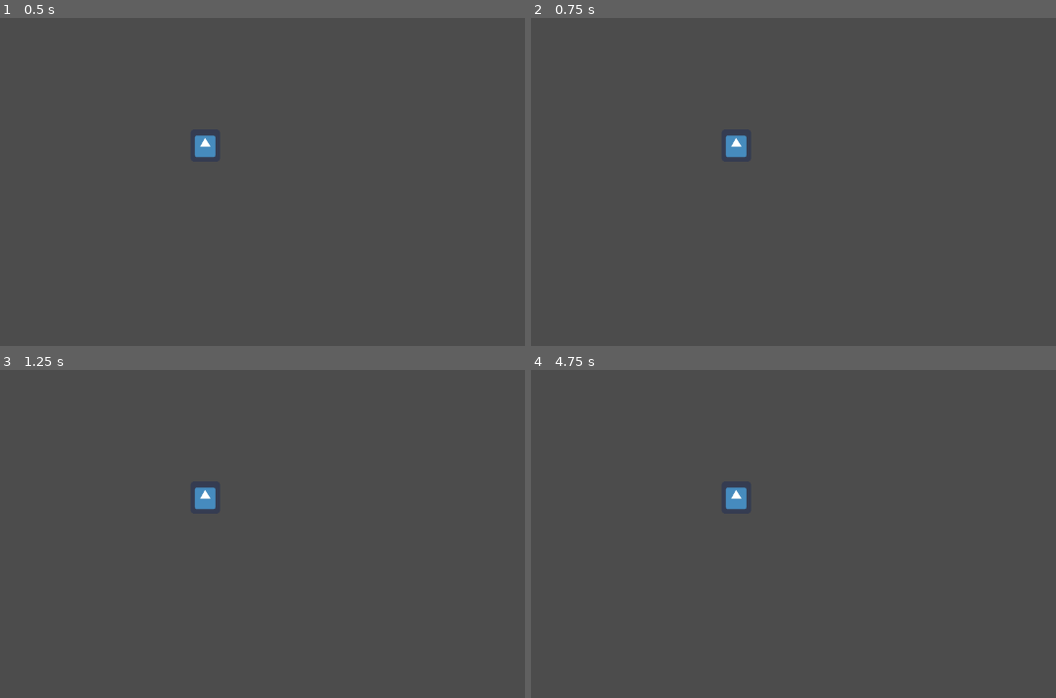
Above: before the commit, frames 1-4 (two rows, left to right).
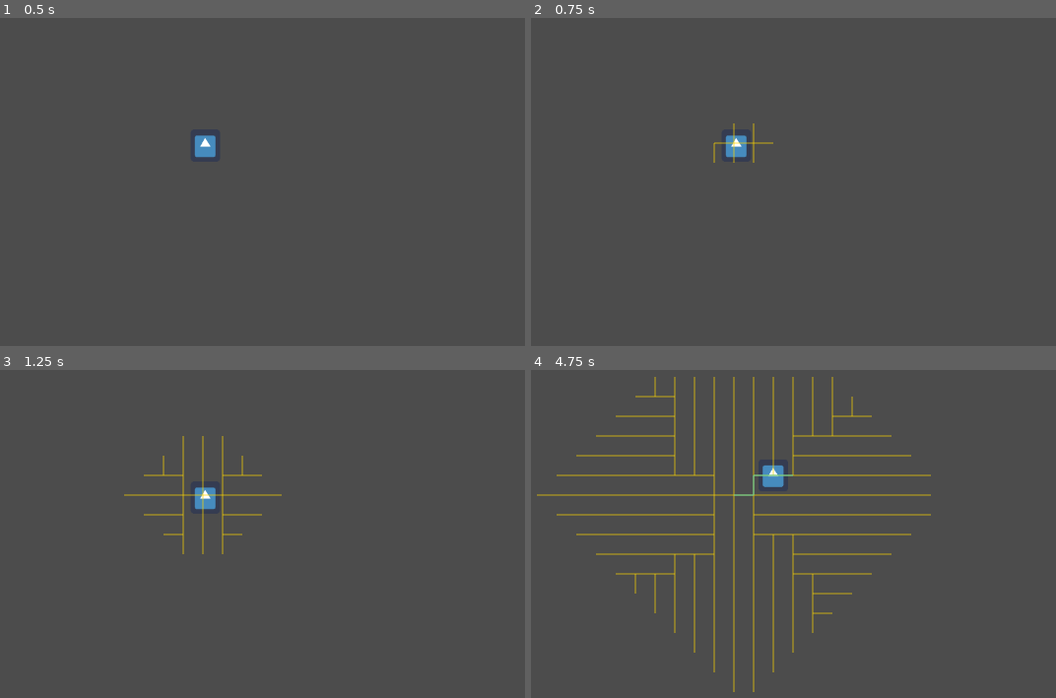
Above: after the commit, the same moments.

Repository: projeto-de-algoritmos/Grafos1_EncontrandoCaminho
Game: Godot game, scene res://Scenes/level.tscn
Same seed, same stepped clock (60 frames per second), same inputs: the game is played once before the commit and once after it. The engine's default icon, where the game draws it, is replaced by a stand-in: a white triangle on a blue panel in a dark square.
Inputs (mouse positions are in pixels of both pictures, inside the frame that each line leads up to):
- Up to frame 1 (0.5 s): no input
- Up to frame 2 (0.75 s): tap Enter at 0.5 s; move the mouse to (935, 119) at 0.52 s; click (935, 119) at 0.6 s
- Up to frame 3 (1.25 s): no input
- Up to frame 4 (4.75 s): move the mouse to (604, 520) at 1.27 s; click (604, 520) at 1.35 s; move the mouse to (840, 386) at 2.02 s; click (840, 386) at 2.1 s; move the mouse to (725, 593) at 2.77 s; click (725, 593) at 2.85 s; move the mouse to (998, 570) at 3.52 s; click (998, 570) at 3.6 s; tap Space at 4.25 s; move the mouse to (outside the picture) at 4.27 s; click (outside the picture) at 4.35 s

Frame 1 is identical in both runs. In frame 2, 0.2% of the frame differs, in the area x 34-47%, y 32-45%; in frame 3, 0.8%; in frame 4, 5.4%, in the area x 1-77%, y 2-99%.
Error before the commit: Invalid call. Nonexistent function 'clear' in base 'Node2D (grafos.gd)'. (res://Scripts/Principal.gd:17)

Commit message:
Adicionando comentários no arquivo de geração do grafo

Diff:
--- a/Project/Scripts/Principal.gd
+++ b/Project/Scripts/Principal.gd
@@ -1,8 +1,10 @@
 extends Node2D
 
+# Importando nós da cena principal
 onready var player = $Cat
 onready var tilemap = $TileMap
 
+# Declaração de variáveis
 enum {bfs, dfs, slow}
 var mode = bfs
 var speedmode = slow
@@ -13,12 +15,20 @@
 var end_node
 var running = false
 
+# Função para gerar o grafo
 func build_graph():
+
+	# limpa a instancia da cena
 	map_graph.clear()
+
+	# Método get_used_cells retorna uma matriz de todas as células
+	# que contêm um bloco do conjunto de blocos
 	tile_list = tilemap.get_used_cells()
 	for tile in tile_list:
 		map_graph.add_node(tile)
 	for tile in map_graph.graph_dict:
+
+		# Para gerar o grafo na ortogonal
 		var top = Vector2(tile.x, tile.y - 1)
 		var bottom = Vector2(tile.x, tile.y + 1)
 		var left = Vector2(tile.x - 1, tile.y)
@@ -31,7 +41,9 @@
 			map_graph.add_neighbor(tile, left, 1)
 		if right in tile_list:
 			map_graph.add_neighbor(tile, right, 1)
+		# Caso a variável ortho tenha o valor de false
 		if not ortho:
+			# Gerar o grafo na diagonal
 			var top_left = Vector2(tile.x - 1, tile.y - 1)
 			var top_right = Vector2(tile.x + 1, tile.y - 1)
 			var bottom_left = Vector2(tile.x - 1, tile.y + 1)
@@ -45,12 +57,18 @@
 			if bottom_right in tile_list:
 				map_graph.add_neighbor(tile, bottom_right, pow(2, 0.5))
 
+#Quando uma cena é carregada pela primeira vez,
+#esta função é chamada.
 func _ready():
 	build_graph()
+
+	#Pega a posição inicial do player no mapa
 	start_node = tilemap.world_to_map(player.global_position)
 
 func _process(delta):
+	# Quando o usuário clica em algum posição do mapa
 	if Input.is_action_just_pressed("click") and not running:
+		# Pega posição do mouse
 		end_node = tilemap.world_to_map(get_global_mouse_position())
 		if tilemap.get_cellv(end_node) != -1 and end_node != start_node:
 			for line in $Lines.get_children():
--- a/Project/Scripts/grafos.gd
+++ b/Project/Scripts/grafos.gd
@@ -1,24 +1,22 @@
 extends Node2D
 
 var graph_dict = {}
-var dicionarioGrafo = {}
 
-func iniciar(G):
-	dicionarioGrafo = G # Produz o grafo apartir de um que já existe
+func initiate(x):
+	graph_dict = x
 
-func limpaDicionario():
-	dicionarioGrafo = {}
+func nodes():
+	return graph_dict.keys()
 
-func pegaVizinhanCa(no):
-	return dicionarioGrafo[no].keys()
+func get_neighbors(node):
+	return graph_dict[node].keys()
 
-func adicionaNo(no):
-	if not no in dicionarioGrafo:
-		dicionarioGrafo[no] = {}
+func add_node(node):
+	if not node in graph_dict:
+		graph_dict[node] = {}
 
-func no():
-	#Lista de nós
-	return dicionarioGrafo.keys()
+func add_neighbor(node, neighbor, attr):
+	graph_dict[node][neighbor] = attr
 
-func adicionaVizinho(no, vizinho, aux):
-	dicionarioGrafo[no][vizinho] = aux
+func clear():
+	graph_dict = {}
